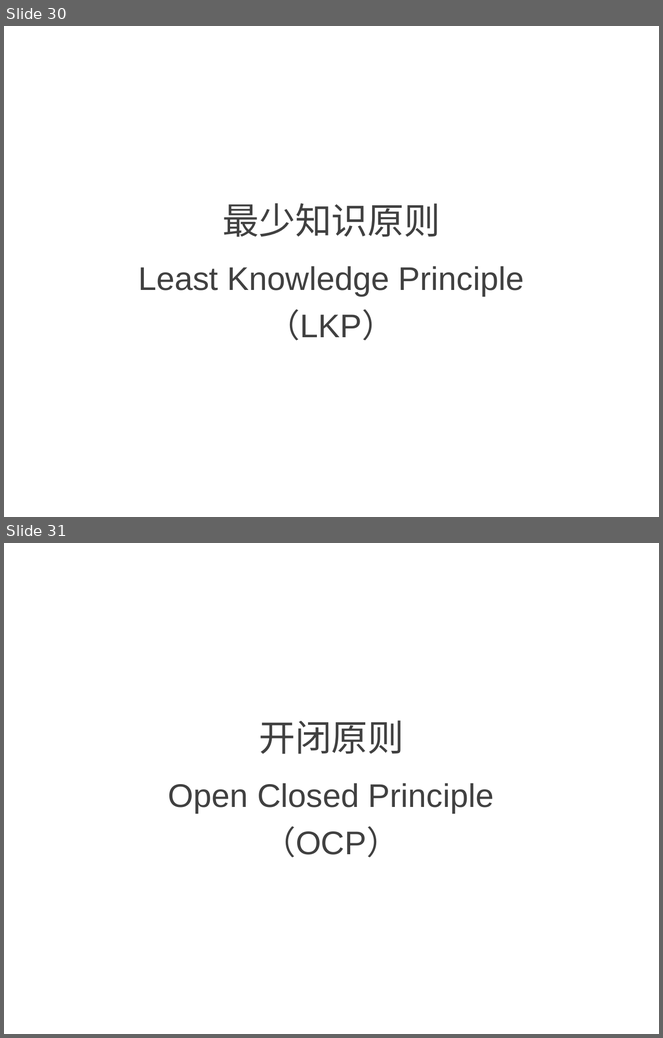
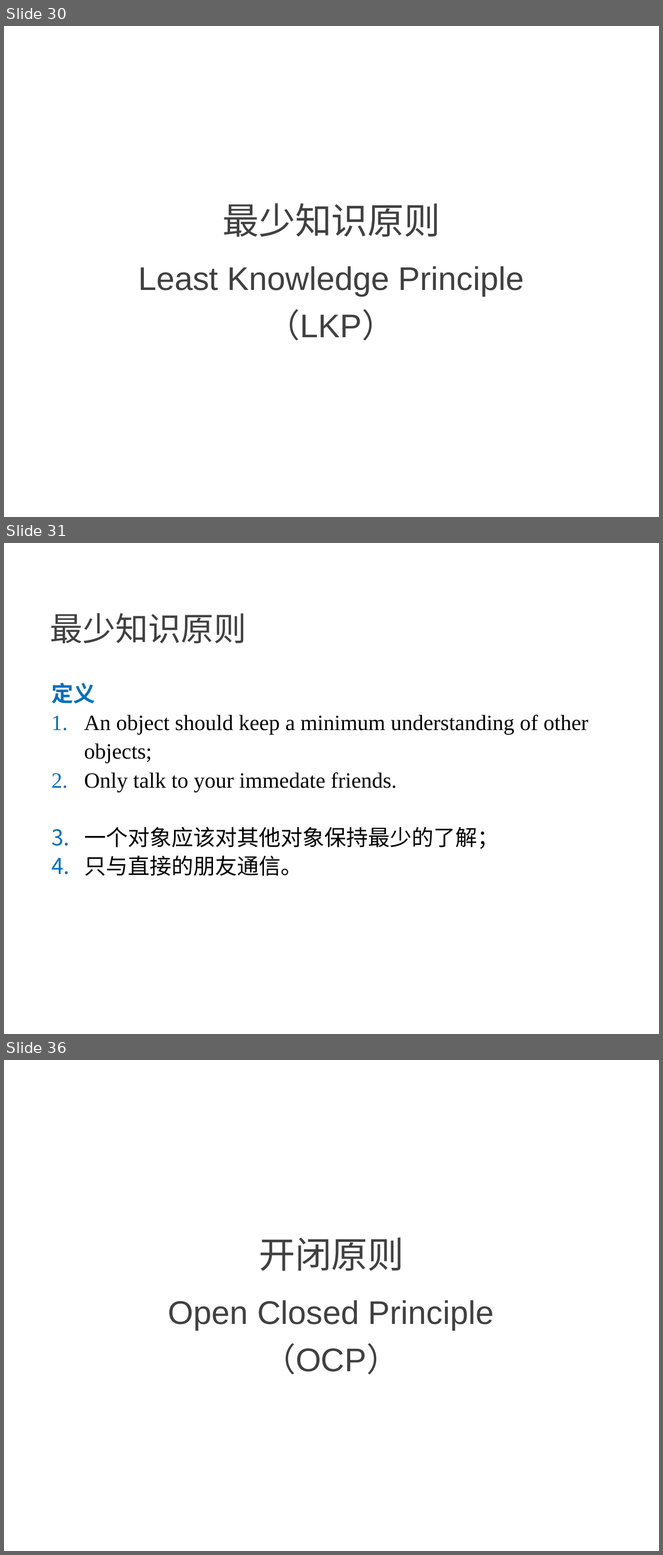
Before and after one commit to NewGr8Player/My-PPT, a slide deck: Design pattern/23种设计模式详解.pptx. Shown one above the other, each under a label of ours: slides 30 and 31 before the commit, slides 30, 31 and 36 after it; the slides between them are not shown. The pictures are 663x1038 and 663x1555 pixels, drawn with LibreOffice and Linux fonts; fonts in the diff are those of the drawing. Boxes give left, top, right and bottom in pixels: in the first picture for what was removed or moved away, otherwise in the second. Text is boxed around its words. In the diff, an @@ line names an element or a change of style, - is before the commit and + after.

Commit message:
Add 最少知识原则

```diff
--- a/Design pattern/23种设计模式详解.pptx
+++ b/Design pattern/23种设计模式详解.pptx
@@ slide 31 added at box(4, 543, 659, 1034), background #FFFFFF @@
@@ text added at box(50, 613, 246, 643), 36 pt, text #404040 @@
+最少知识原则
@@ text added at box(51, 683, 588, 876), 24 pt, text #000000 @@
+定义
+1. An object should keep a minimum understanding of other objects;
+2. Only talk to your immedate friends.
+3. 一个对象应该对其他对象保持最少的了解；
+4. 只与直接的朋友通信。
@@ what was slide 31 is now slide 36 @@
```
Also in this commit, not shown: 1 slide changed, 4 other slides added.
